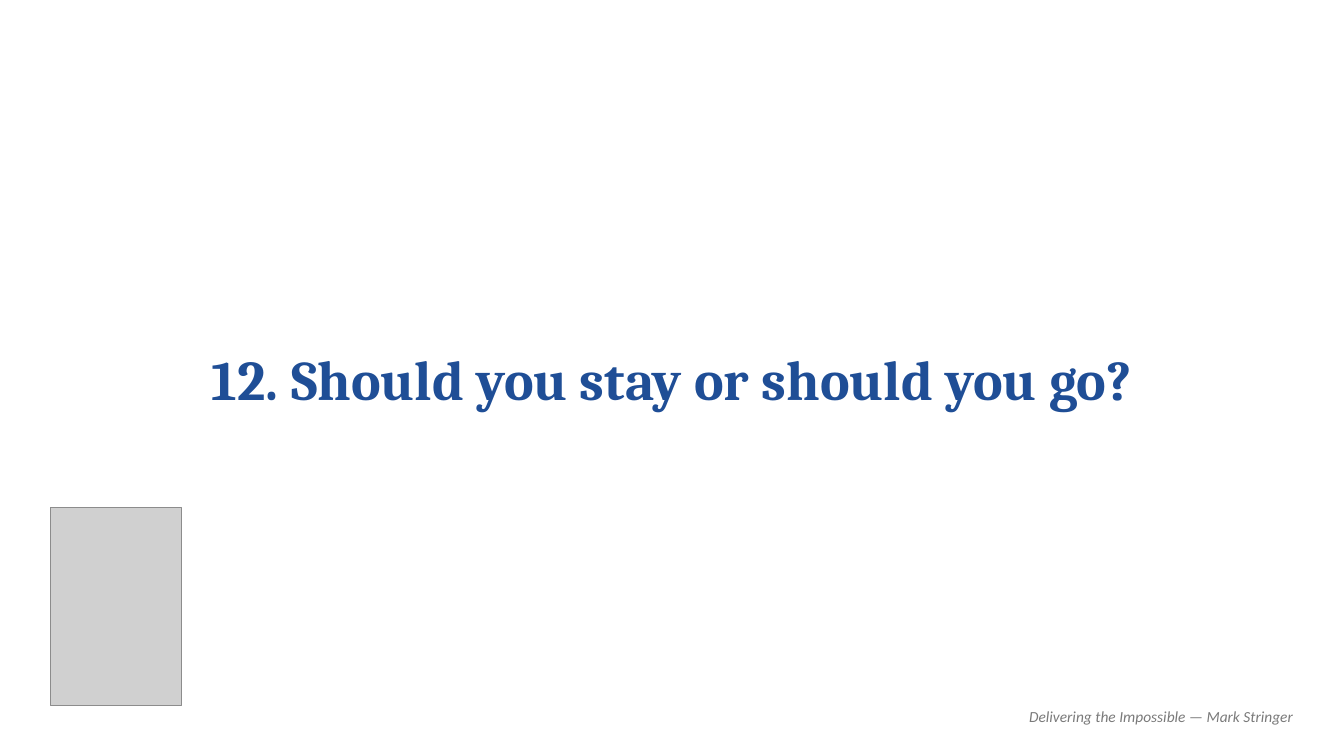
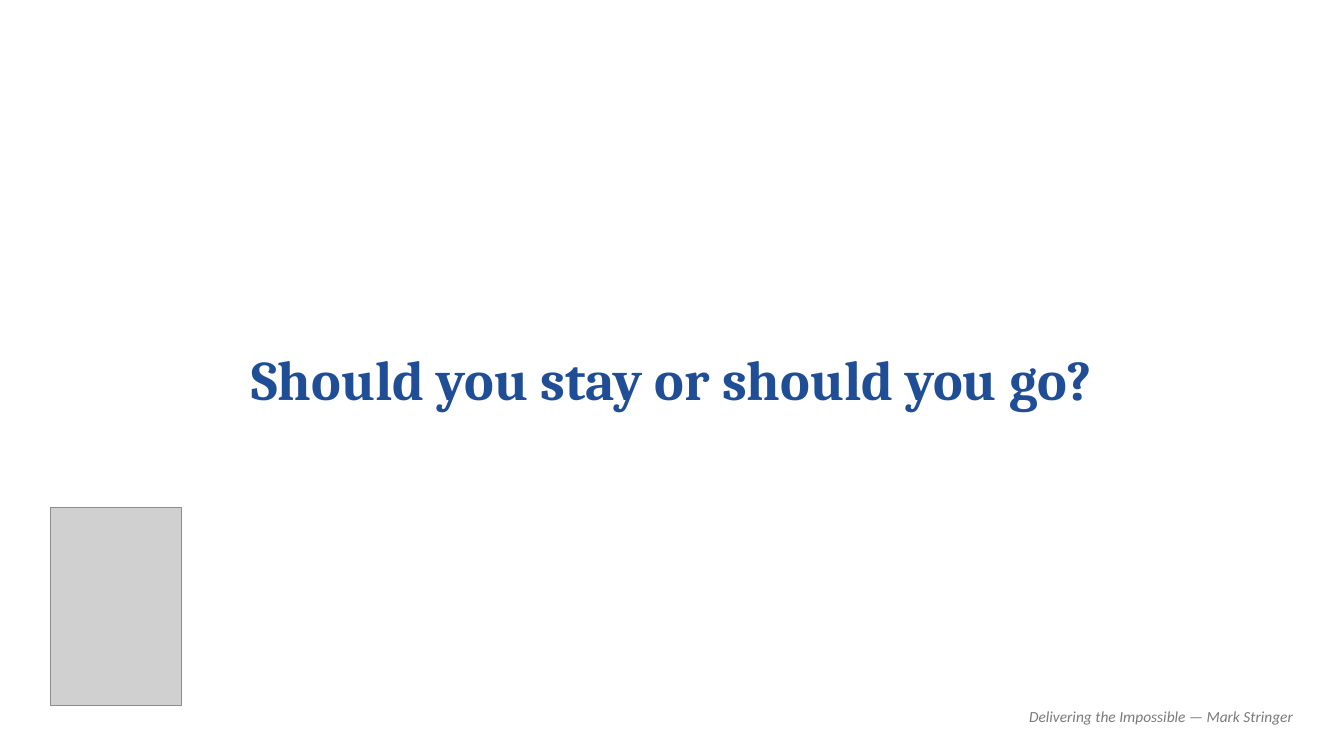
Before and after one commit to MarkStringer/MarketingControlPlane, a slide deck: slide 10 of templates/book-cover-slide-template.pptx. Drawn at 1344x756 pixels with LibreOffice and Linux fonts; fonts in the diff are those of the drawing; grey boxes stand for pictures. Boxes give left, top, right and bottom in pixels: in the first picture for what was removed or moved away, otherwise in the second. Text is boxed around its words. In the diff, an @@ line names an element or a change of style, - is before the commit and + after.

```diff
--- a/templates/book-cover-slide-template.pptx
+++ b/templates/book-cover-slide-template.pptx
@@ text at <box>251,361,1092,413</box>: text changed @@
-12. Should you stay or should you go?
+Should you stay or should you go?
```
Also in this commit, not shown: 9 other slides changed, 1 slide added.
